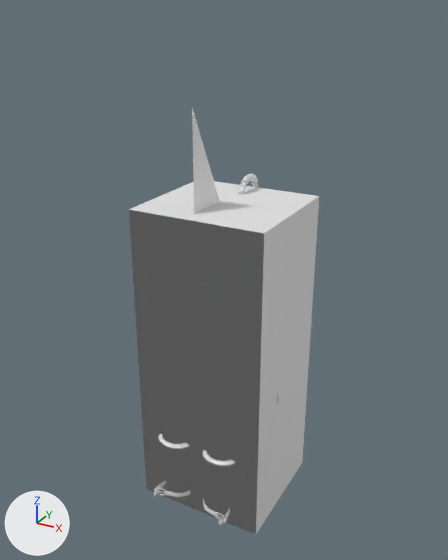
What one commit did to the Blender file addons/Withes_ElectricChair/model/model.blend.
Both versions are drawn from a camera (50 mm lens) standing at (1.5, -2.85, 2.06) and looking at (-0.12, 0.1, 0.58). Every picture has the same lights, and +X, +Y and +Z are marked at lower left.

Script lines for the objects in view, before the commit:
```python
me_1 = bpy.data.meshes.new('1')
me_1.from_pydata(...)  # 8232 vertices, 8067 faces; spans x -0.4..0.41, y -0.58..0.64, z -0.66..1.65
# before: 8229 (-0.04, -0.36, -0.35), 8230 (-0.04, -0.36, 1.65), 8231 (-0.04, 0.64, -0.35)
me_cube = bpy.data.meshes.new('Cube')
me_cube.from_pydata(...)  # a box spanning x -0.37..0.39, y -0.45..0.24, z -0.66..1.13
me_cube_001 = bpy.data.meshes.new('Cube.001')
me_cube_001.from_pydata(...)  # a box spanning x -1.18..1.0, y -1.0..1.0, z -1.0..4.21
ob_1 = bpy.data.objects.new('1', me_1)
ob_1.location = (0.0, 0.0, 0.0)
ob_fire_geometry = bpy.data.objects.new('Fire Geometry', me_cube_001)
ob_fire_geometry.location = (0.041, -0.108, -0.32)
ob_fire_geometry.scale = (0.345, 0.345, 0.345)
ob_geometry = bpy.data.objects.new('Geometry', me_cube)
ob_geometry.location = (0.0, 0.0, 0.0)
```
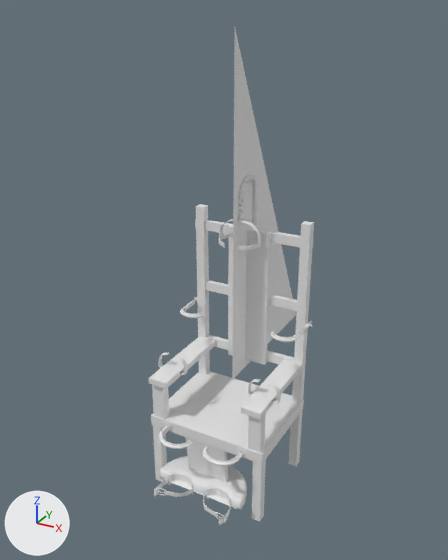
Where the newer file only moved an object's origin or applied its transform, the numbers keep the older frame.

What the commit changed:
me_1 has 8232 vertices, 8067 faces and spans x -0.4..0.41, y -0.58..0.64, z -0.66..1.65.
me_1 is used by ob_1; location (0.0, 0.0, 0.0).
Part 1, on me_1:
Vertices 8229, 8230, 8231 of me_1 move by (0.03, 0.36, 0.33).
me_cube_001 has 8 vertices, 6 faces and spans x -1.18..1.0, y -1.0..1.0, z -1.0..4.21.
me_cube_001 is used by ob_fire_geometry; location (0.041, -0.108, -0.32); scale (0.345, 0.345, 0.345).
me_cube_001 part 2: 6 kept faces spanning x -1.18..1.0, y -1.0..1.0, z -1.0..4.21 are now shaded smooth.
me_cube has 8 vertices, 6 faces and spans x -0.37..0.39, y -0.45..0.24, z -0.66..1.13.
me_cube is used by ob_geometry; location (0.0, 0.0, 0.0).
me_cube part 3: 6 kept faces spanning x -0.37..0.39, y -0.45..0.24, z -0.66..1.13 are now shaded smooth.
Object 'Fire Geometry' (ob_fire_geometry) is now hidden.
Object 'Geometry' (ob_geometry) moves from (0.0, 0.0, 0.0) to (-0.006, 0.0, -0.179).
Object 'Geometry' (ob_geometry) is rescaled from (1.0, 1.0, 1.0) to (0.882, 0.728, 0.728).
Object 'Geometry' (ob_geometry) is now hidden.

Pixel boxes [x1, y1, x2, y2] of what changed, in the pictures (448 x 560 px; the box of a moved part takes in the faces that stretch with it):
'1', reshaped: before [154, 108, 313, 525]; after [149, 29, 314, 525]
'Geometry', hidden: before [129, 181, 319, 534]
'Fire Geometry', hidden: before [129, 210, 264, 534]
part 1 of me_1, moved or reshaped: before [192, 108, 220, 214]; after [232, 29, 296, 380]
